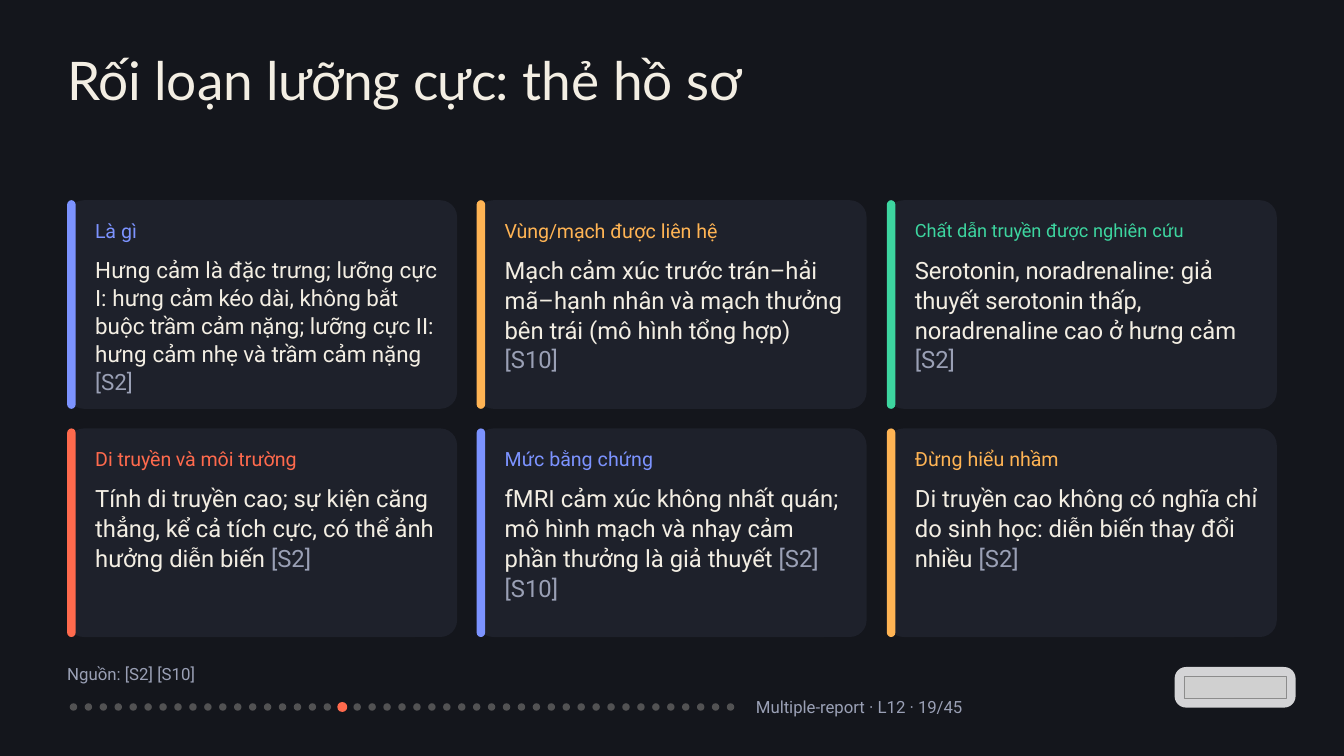
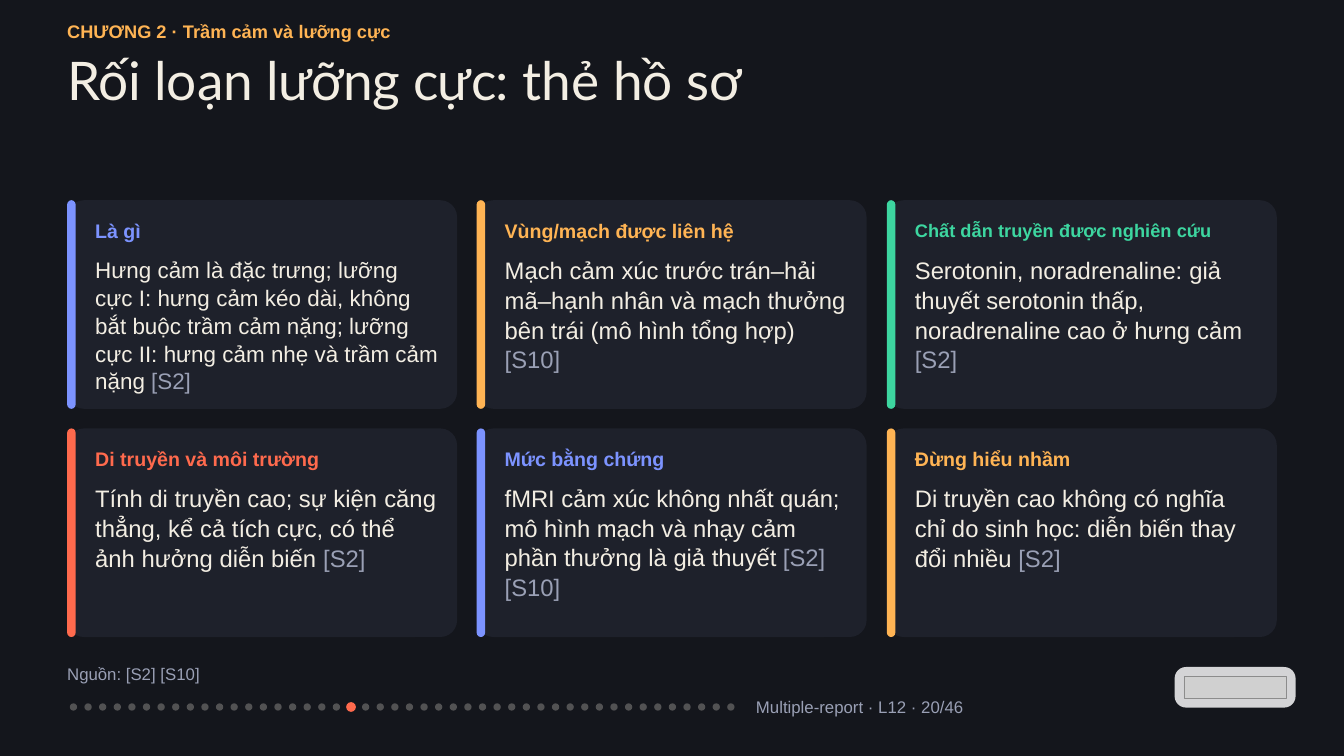
Before and after one commit to vohoailinh90/Multiple-report, a slide deck: slide 20 of lessons/L12/L12.pptx (slide 19 before the commit). Drawn at 1344x756 pixels with LibreOffice and Linux fonts; fonts in the diff are those of the drawing; grey boxes stand for pictures. Boxes give left, top, right and bottom in pixels: in the first picture for what was removed or moved away, otherwise in the second. Text is boxed around its words. In the diff, an @@ line names an element or a change of style, - is before the commit and + after.

```diff
--- a/lessons/L12/L12.pptx
+++ b/lessons/L12/L12.pptx
@@ text added at <box>67,24,390,42</box>, 19.5 pt, text #FFB454, bold @@
+CHƯƠNG 2 · Trầm cảm và lưỡng cực
@@ text "Là gì" at <box>95,223,140,242</box>: font Roboto to Arial, bold on; letter spacing -0.2 to 0 pt in "Là" @@
@@ text "Vùng/mạch được liên hệ" at <box>505,223,734,242</box>: font Roboto to Arial, bold on; letter spacing -0.1 to 0 pt in "Vùng/mạch hệ"; letter spacing 0.1 to 0 pt in "được" @@
@@ text "Chất dẫn truyền được nghiên ..." at <box>915,223,1211,241</box>: font Roboto to Arial, bold on; letter spacing -0.1 to 0 pt in "Chất truyền nghiên"; letter spacing 0.1 to 0 pt in "được"; letter spacing 0.3 to 0 pt in "cứu" @@
@@ text "Hưng cảm là đặc trưng; ..." at <box>95,261,437,394</box>: font Roboto to Arial; letter spacing 0.2 to 0 pt in "Hưng hưng hưng"; letter spacing 0.1 to 0 pt in "đặc trưng; lưỡng cực lưỡng cực"; letter spacing -0.3 to 0 pt in "kéo"; letter spacing -0.1 to 0 pt in "bắt"; letter spacing -0.2 to 0 pt in "trầm và trầm" @@
@@ text "Mạch cảm xúc trước trán–hải ..." at <box>505,261,846,373</box>: font Roboto to Arial; letter spacing 0.1 to 0 pt in "trước"; letter spacing -0.1 to 0 pt in "trán–hải nhân bên tổng [S10]"; letter spacing -0.2 to 0 pt in "và trái" @@
@@ text "Serotonin, noradrenaline: giả thuyết serotonin ..." at <box>915,261,1242,373</box>: font Roboto to Arial; letter spacing -0.2 to 0 pt in "Serotonin, thuyết serotonin"; letter spacing -0.1 to 0 pt in "noradrenaline: noradrenaline"; letter spacing 0.2 to 0 pt in "hưng" @@
@@ text "Di truyền và môi trường" at <box>95,451,319,470</box>: font Roboto to Arial, bold on; letter spacing 0.1 to 0 pt in "Di"; letter spacing -0.1 to 0 pt in "truyền môi"; letter spacing -0.2 to 0 pt in "và" @@
@@ text "Mức bằng chứng" at <box>505,451,665,470</box>: font Roboto to Arial, bold on; letter spacing 0.1 to 0 pt in "Mức"; letter spacing -0.1 to 0 pt in "bằng"; letter spacing 0.1 to -0.1 pt in "chứng" @@
@@ text "Đừng hiểu nhầm" at <box>915,451,1070,470</box>: font Roboto to Arial, bold on; letter spacing 0.2 to 0 pt in "Đừng" @@
@@ text "Tính di truyền cao; sự ..." at <box>95,488,436,572</box>: font Roboto to Arial; letter spacing -0.1 to 0 pt in "truyền"; letter spacing -0.4 to 0 pt in "kể"; letter spacing 0.1 to 0 pt in "cực," @@
@@ text "fMRI cảm xúc không nhất ..." at <box>505,488,839,601</box>: size 25.5 to 25.4 pt, font Roboto to Arial; letter spacing -0.1 to 0 pt in "nhất nhạy"; letter spacing -0.2 to 0 pt in "và thuyết"; line spacing 31.9pt to 31.8pt @@
@@ text "Di truyền cao không có ..." at <box>915,488,1236,572</box>: font Roboto to Arial; letter spacing -0.1 to 0 pt in "truyền thay"; letter spacing 0.1 to 0 pt in "đổi" @@
@@ text "Nguồn: [S2] [S10]" at <box>67,667,199,684</box>: font Roboto to Arial @@
@@ ellipse: place and size @@
-ellipse at <box>353,704,361,711</box>
+ellipse at <box>333,704,340,711</box>
@@ ellipse: place and size @@
-ellipse at <box>337,702,347,712</box>
+ellipse at <box>346,702,355,712</box>
@@ 11 ellipses: place and size @@
-11 ellipses at <box>234,704,421,711</box>
+11 ellipses at <box>230,704,413,711</box>
@@ ellipse added at <box>421,704,428,711</box>, fill #F3EEE3 at 28% opacity @@
@@ 11 ellipses: place and size @@
-11 ellipses at <box>428,704,585,711</box>
+11 ellipses at <box>435,704,589,711</box>
@@ text at <box>756,701,963,717</box>: text changed; font Roboto to Arial @@
-Multiple-report · L12 · 19/45
+Multiple-report · L12 · 20/46
```
Also in this commit, not shown: 44 other slides changed, 1 slide added, 1 other file.
